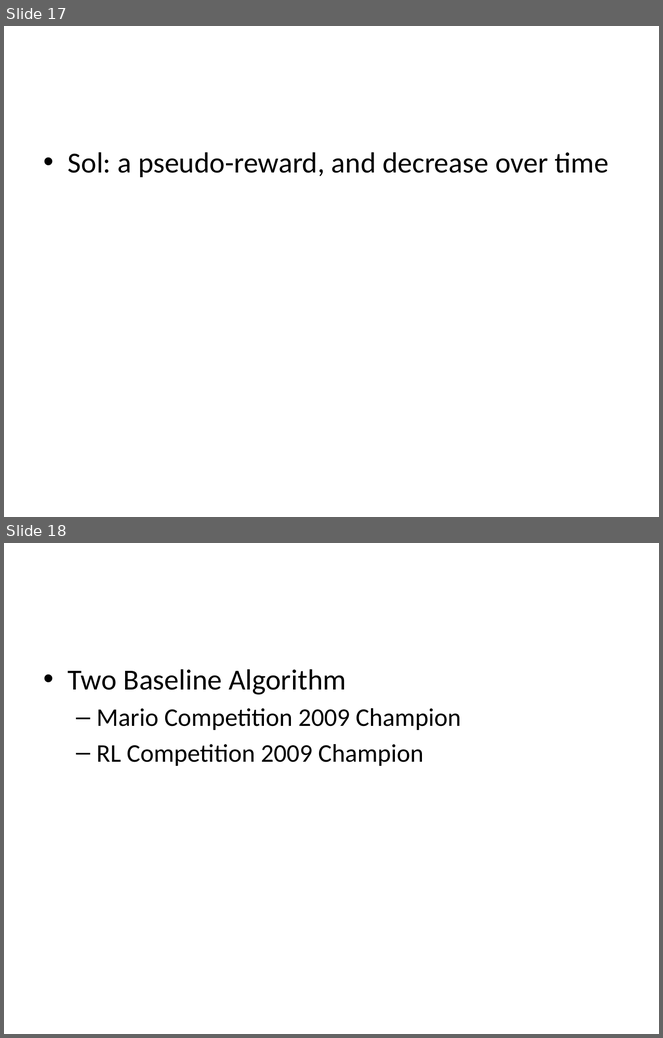
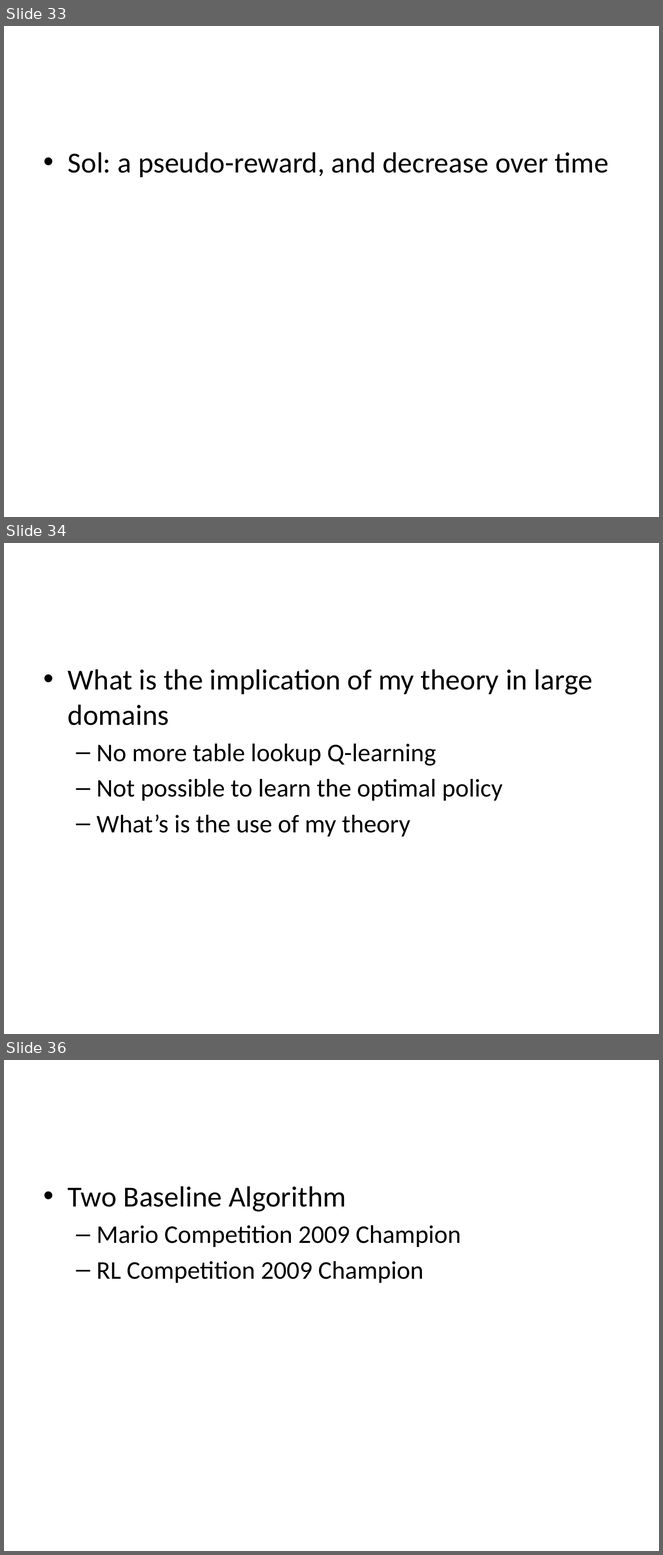
Before and after one commit to lono175/Thesis, a slide deck: OptimalPlanning.pptx. Shown one above the other, each under a label of ours: slides 17 and 18 before the commit, slides 33, 34 and 36 after it; the slides between them are not shown. The pictures are 663x1038 and 663x1555 pixels, drawn with LibreOffice and Linux fonts; fonts in the diff are those of the drawing. Boxes give left, top, right and bottom in pixels: in the first picture for what was removed or moved away, otherwise in the second. Text is boxed around its words. In the diff, an @@ line names an element or a change of style, - is before the commit and + after.

```diff
--- a/OptimalPlanning.pptx
+++ b/OptimalPlanning.pptx
@@ slide 34 added at <box>4,543,659,1034</box>, background #FFFFFF @@
@@ text added at <box>68,669,593,837</box>, 28 pt, text #000000 @@
+• What is the implication of my theory in large domains
+  – No more table lookup Q-learning
+  – Not possible to learn the optimal policy
+  – What’s is the use of my theory
@@ what was slide 17 is now slide 33 @@
@@ what was slide 18 is now slide 36 @@
```
Also in this commit, not shown: 10 slides changed, 25 other slides added, 1 slide removed.
